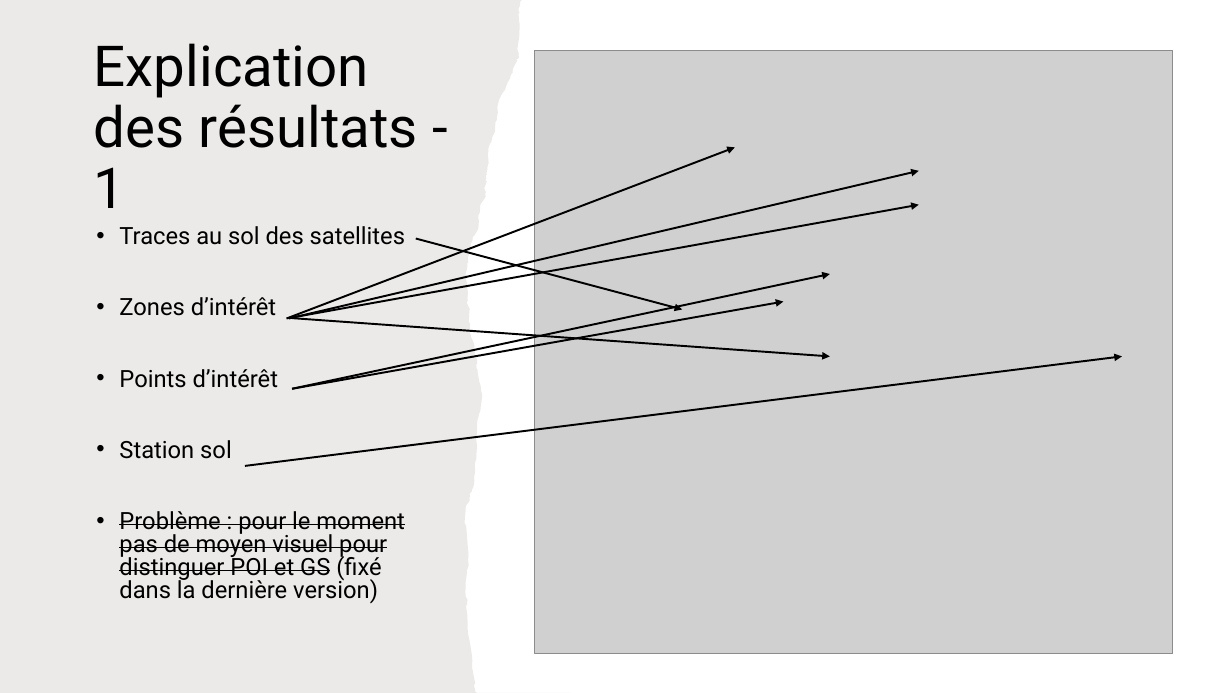
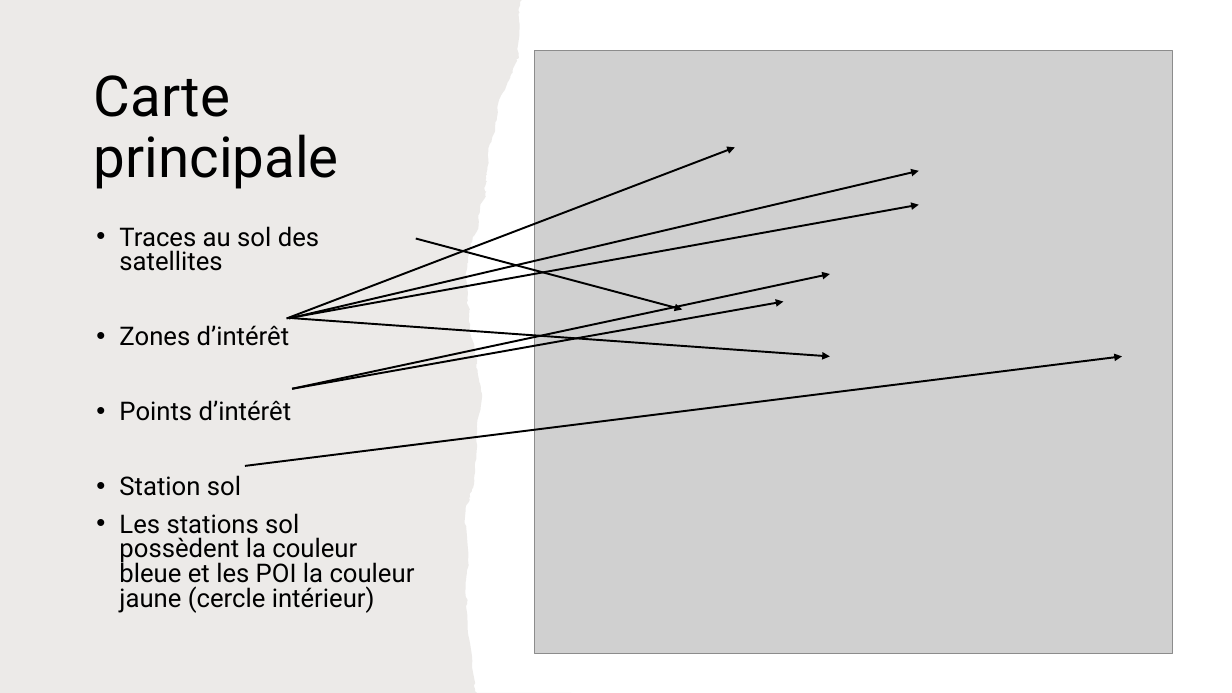
Before and after one commit to leoid3/EO_Tools, a slide deck: slide 16 of User guide.pptx (slide 10 before the commit). Drawn at 1232x693 pixels with LibreOffice and Linux fonts; fonts in the diff are those of the drawing; grey boxes stand for pictures. Boxes give left, top, right and bottom in pixels: in the first picture for what was removed or moved away, otherwise in the second. Text is boxed around its words. In the diff, an @@ line names an element or a change of style, - is before the commit and + after.

```diff
--- a/User guide.pptx
+++ b/User guide.pptx
@@ title at <box>94,75,339,189</box>: text changed @@
-Explication des résultats - 1
+Carte principale
@@ text at <box>119,226,319,496</box>: size 18.5 to 20 pt in "Traces au sol des satellites", "Zones d’intérêt", "Points d’intérêt", "Station sol" @@
@@ text at <box>119,513,415,613</box>: text changed; size 18.5 to 20 pt @@
-• Problème : pour le moment pas de moyen visuel pour distinguer POI et GS (fixé dans la dernière version)
+• Les stations sol possèdent la couleur bleue et les POI la couleur jaune (cercle intérieur)
```
Also in this commit, not shown: 2 other slides changed, 7 slides added, 37 other files.
